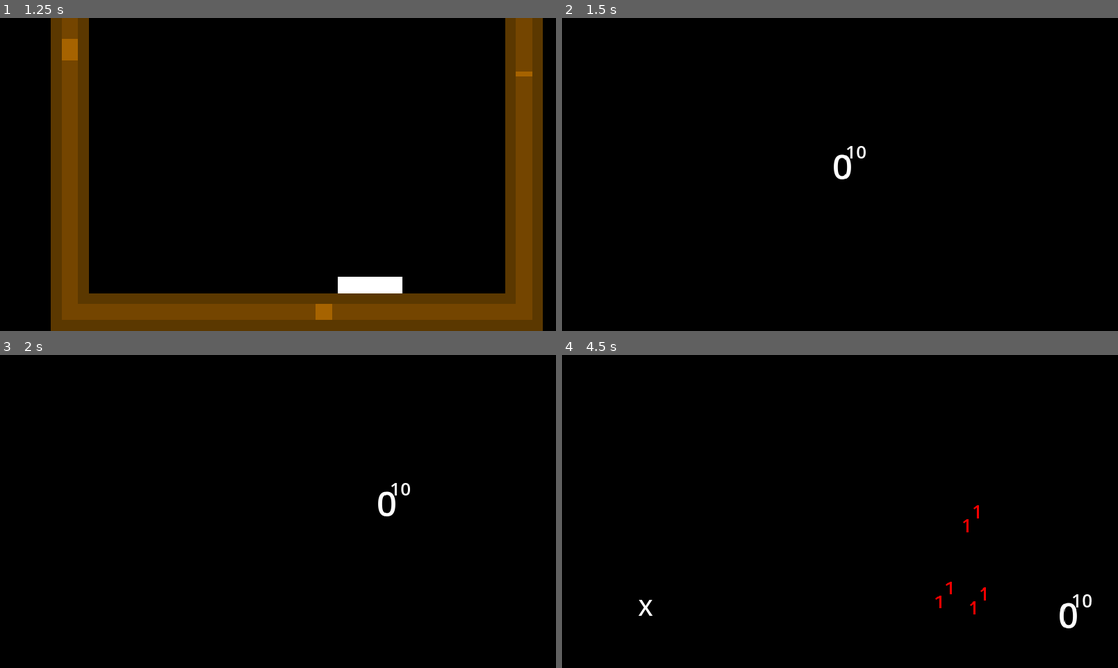
Above: before the commit, frames 1-4 (two rows, left to right).
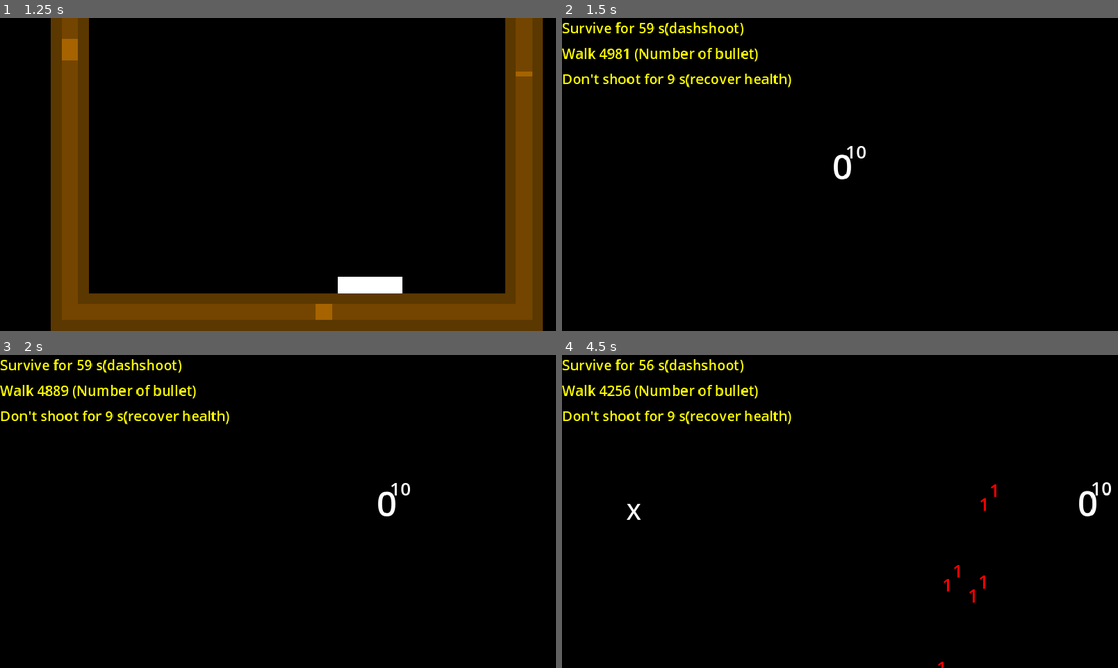
Above: after the commit, the same moments.

Repository: sentinelle28/game_jam_power
Game: Godot game, scene res://scene/main_menu/main.tscn
Two runs of this game, one before a commit and one after it. Both use one fixed random seed, a clock stepped at 60 frames per second and the inputs below. Before the commit the project has no main scene; this scene is started directly in both runs. Sound files missing from this copy of the repository are replaced by a short silence.
Inputs (mouse positions are in pixels of both pictures, inside the frame that each line leads up to):
- Up to frame 1 (1.25 s): click "Play" at 0.5 s
- Up to frame 2 (1.5 s): move the mouse to (962, 158) at 1.27 s; press the mouse at (962, 158) at 1.28 s; hold Right (ui_right) from 1.28 s (still down); right-click (962, 158) at 1.35 s
- Up to frame 3 (2 s): keep holding Right (ui_right)
- Up to frame 4 (4.5 s): move the mouse to (728, 527) at 2.02 s; release Right (ui_right) at 2.03 s; release the mouse at (728, 527) at 2.03 s; hold Down (ui_down) 2.03-2.78 s; click (728, 527) at 2.1 s; right-click (728, 527) at 2.3 s; move the mouse to (895, 442) at 2.77 s; press the mouse at (895, 442) at 2.78 s; hold Right (ui_right) 2.78-3.53 s; right-click (895, 442) at 2.85 s; move the mouse to (812, 574) at 3.52 s; release the mouse at (812, 574) at 3.53 s; hold Up (ui_up) 3.53-4.28 s; click (812, 574) at 3.6 s; right-click (812, 574) at 3.8 s; move the mouse to (1006, 558) at 4.27 s; press the mouse at (1006, 558) at 4.28 s; hold Left (ui_left) from 4.28 s (still down); right-click (1006, 558) at 4.35 s

Frame 1 is identical in both runs. In frame 2, 1.6% of the frame differs, in the area x 0-42%, y 1-23%; in frame 3, 1.6%; in frame 4, 2.4%, in the area x 0-99%, y 1-100%.

Commit message:
started polishing

Diff:
--- a/autoload/audio_controller/audioController.tscn
+++ b/autoload/audio_controller/audioController.tscn
@@ -11,6 +11,7 @@
 [ext_resource type="AudioStream" uid="uid://uyxr1citgpf2" path="res://asset/audio/explosion_bis.tres" id="9_64ges"]
 [ext_resource type="AudioStream" uid="uid://cqni0tdtl0t6k" path="res://asset/audio/one_hp.tres" id="10_5unwj"]
 [ext_resource type="AudioStream" uid="uid://dloqtpbe4kjjv" path="res://asset/audio/click.tres" id="11_y2ymb"]
+[ext_resource type="AudioStream" uid="uid://t2rn22d46fds" path="res://asset/audio/Sketchbook 2024-12-21.ogg" id="12_lgr5m"]
 
 [node name="Audio" type="Node"]
 process_mode = 3
@@ -38,15 +39,25 @@
 
 [node name="enemy_shoot" type="AudioStreamPlayer" parent="."]
 stream = ExtResource("7_0sfga")
+bus = &"sfx"
 
 [node name="player_hit" type="AudioStreamPlayer" parent="."]
 stream = ExtResource("8_yuwv8")
+bus = &"sfx"
 
 [node name="explosion" type="AudioStreamPlayer" parent="."]
 stream = ExtResource("9_64ges")
+bus = &"sfx"
 
 [node name="one_hp" type="AudioStreamPlayer" parent="."]
 stream = ExtResource("10_5unwj")
+bus = &"sfx"
 
 [node name="click" type="AudioStreamPlayer" parent="."]
 stream = ExtResource("11_y2ymb")
+bus = &"sfx"
+
+[node name="background" type="AudioStreamPlayer" parent="."]
+stream = ExtResource("12_lgr5m")
+
+[connection signal="finished" from="background" to="." method="_on_background_finished"]
--- a/autoload/audio_controller/audio_controller.gd
+++ b/autoload/audio_controller/audio_controller.gd
@@ -1,4 +1,6 @@
 extends Node
+
+var can_reload:bool = true
 
 func _play(name_of_sfx:String)->void:
 	match name_of_sfx:
@@ -22,3 +24,10 @@
 			$one_hp.play()
 		"click":
 			$click.play()
+		"background":
+			$background.play()
+
+
+func _on_background_finished() -> void:
+	if can_reload:
+		_play("background")
--- a/autoload/pause_menu/death/death_panel.gd
+++ b/autoload/pause_menu/death/death_panel.gd
@@ -12,10 +12,12 @@
 
 	get_tree().paused = true
 	$Panel/VBoxContainer/Label.text = "You completed " + str(Taskmanager.number_of_task_completed)
+	$Panel/VBoxContainer/Label.text += " task"
 	$Panel/VBoxContainer/Label2.text = "You survive  "
 	$Panel/VBoxContainer/Label2.text += str(GlobalTimer.minute) +":"
 	$Panel/VBoxContainer/Label2.text += str(int(GlobalTimer.get_time())) +"s"
-	#$Panel/VBoxContainer/Label3.text = "You killed " +
+	$Panel/VBoxContainer/Label3.text = "You erased " + str(EventListener.num_enemy)
+	$Panel/VBoxContainer/Label3.text += " numbers"
 	show()
 
 
@@ -26,4 +28,5 @@
 	EnvironnementVar._reset()
 	Taskmanager._gen_new_task()
 	GlobalTimer._reset()
+	EventListener._reset()
 	emit_signal("reset")
--- a/autoload/stats/player_stats/playerstats.gd
+++ b/autoload/stats/player_stats/playerstats.gd
@@ -5,10 +5,10 @@
 var max_health:int = 10
 var dash_mult:float = 1.1
 var dash_invicibility_frame:float = 0.2
-var dash_recovery:float = 1.0
+var dash_recovery:float = 0.9
 var crit_change:int = 0
 var crit_damage:float = 2.0
-var shooting_cooldown:float = 0.7
+var shooting_cooldown:float = 1.0
 var bullet_size:int = 1
 var bullet_speed:int = 230
 var bullet_pierce:int = 0
--- a/autoload/task/event_listener/event_listener.gd
+++ b/autoload/task/event_listener/event_listener.gd
@@ -7,3 +7,14 @@
 signal player_miss
 signal time_passes(time:float)
 signal player_take_damage
+
+var num_enemy:int = 0
+func _reset()->void:
+	num_enemy = 0
+
+
+func _ready() -> void:
+	connect("player_kill_enemy",_compt_enemy)
+
+func _compt_enemy()->void:
+	num_enemy+=1
--- a/c_actor/player/player.gd
+++ b/c_actor/player/player.gd
@@ -9,7 +9,7 @@
 
 @export var shooting_cooldown:float = 0.5
 @export var dash_mult:float = 2.0
-@export var dash_invicibility_frame:float = 0.5
+@export var dash_invicibility_frame:float = 0.3
 @export var dash_recovery:float = 1.0
 
 @export var bullet_size:float = 1
@@ -67,7 +67,7 @@
 
 
 func _move(delta:float)->void:
-	var direction:Vector2 = Input.get_vector("ui_left","ui_right","ui_up","ui_down")
+	var direction:Vector2 = Input.get_vector("move_left","move_right","move_up","move_down")
 	if direction == Vector2.ZERO:
 		current_acceleration = 0
 	else:
--- a/project.godot
+++ b/project.godot
@@ -11,6 +11,7 @@
 [application]
 
 config/name="game_jam_power"
+run/main_scene="res://scene/main_menu/main.tscn"
 config/features=PackedStringArray("4.3", "GL Compatibility")
 config/icon="res://icon.svg"
 
@@ -59,6 +60,30 @@
 "events": [Object(InputEventMouseButton,"resource_local_to_scene":false,"resource_name":"","device":-1,"window_id":0,"a …(258 unchanged characters)…
 ]
 }
+move_up={
+"deadzone": 0.5,
+"events": [Object(InputEventKey,"resource_local_to_scene":false,"resource_name":"","device":-1,"window_id":0,"alt_pressed":false,"shift_pressed":false,"ctrl_pressed":false,"meta_pressed":false,"pressed":false,"keycode":0,"physical_keycode":4194320,"key_label":0,"unicode":0,"location":0,"echo":false,"script":null)
+, Object(InputEventKey,"resource_local_to_scene":false,"resource_name":"","device":-1,"window_id":0,"alt_pressed":false,"shift_pressed":false,"ctrl_pressed":false,"meta_pressed":false,"pressed":false,"keycode":0,"physical_keycode":87,"key_label":0,"unicode":122,"location":0,"echo":false,"script":null)
+]
+}
+move_down={
+"deadzone": 0.5,
+"events": [Object(InputEventKey,"resource_local_to_scene":false,"resource_name":"","device":-1,"window_id":0,"alt_pressed":false,"shift_pressed":false,"ctrl_pressed":false,"meta_pressed":false,"pressed":false,"keycode":0,"physical_keycode":83,"key_label":0,"unicode":115,"location":0,"echo":false,"script":null)
+, Object(InputEventKey,"resource_local_to_scene":false,"resource_name":"","device":-1,"window_id":0,"alt_pressed":false,"shift_pressed":false,"ctrl_pressed":false,"meta_pressed":false,"pressed":false,"keycode":0,"physical_keycode":4194322,"key_label":0,"unicode":0,"location":0,"echo":false,"script":null)
+]
+}
+move_left={
+"deadzone": 0.5,
+"events": [Object(InputEventKey,"resource_local_to_scene":false,"resource_name":"","device":-1,"window_id":0,"alt_pressed":false,"shift_pressed":false,"ctrl_pressed":false,"meta_pressed":false,"pressed":false,"keycode":0,"physical_keycode":65,"key_label":0,"unicode":113,"location":0,"echo":false,"script":null)
+, Object(InputEventKey,"resource_local_to_scene":false,"resource_name":"","device":-1,"window_id":0,"alt_pressed":false,"shift_pressed":false,"ctrl_pressed":false,"meta_pressed":false,"pressed":false,"keycode":0,"physical_keycode":4194319,"key_label":0,"unicode":0,"location":0,"echo":false,"script":null)
+]
+}
+move_right={
+"deadzone": 0.5,
+"events": [Object(InputEventKey,"resource_local_to_scene":false,"resource_name":"","device":-1,"window_id":0,"alt_pressed":false,"shift_pressed":false,"ctrl_pressed":false,"meta_pressed":false,"pressed":false,"keycode":0,"physical_keycode":68,"key_label":0,"unicode":100,"location":0,"echo":false,"script":null)
+, Object(InputEventKey,"resource_local_to_scene":false,"resource_name":"","device":-1,"window_id":0,"alt_pressed":false,"shift_pressed":false,"ctrl_pressed":false,"meta_pressed":false,"pressed":false,"keycode":0,"physical_keycode":4194321,"key_label":0,"unicode":0,"location":0,"echo":false,"script":null)
+]
+}
 
 [layer_names]
 
--- a/scene/gameplay_scene/gameplay_scene.gd
+++ b/scene/gameplay_scene/gameplay_scene.gd
@@ -9,6 +9,7 @@
 	StockerRef.particle_stocker = $particle_stocker
 	Taskmanager._gen_new_task()
 	GlobalTimer._start()
+	TaskOverlay.show()
 
 func _on_area_2d_area_entered(area: Area2D) -> void:
 	if area is Bullet:
--- a/scene/main_menu/main.gd
+++ b/scene/main_menu/main.gd
@@ -4,6 +4,7 @@
 # Called when the node enters the scene tree for the first time.
 func _ready() -> void:
 	TaskOverlay.hide()
+	AudioController._play("background")
 
 
 func _on_button_pressed() -> void:
Not shown, added: asset/audio/Sketchbook 2024-12-21.ogg.import
Not shown: 1 places in autoload/audio_controller/audioController.tscn that only renumber resources
Not shown, added: asset/audio/Sketchbook 2024-12-21.ogg
